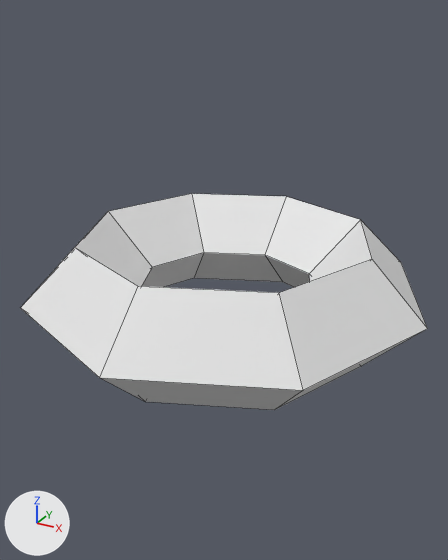
The Blender file app/src/main/resources/models/turret.blend as it was, and as the next commit left it.
Camera for both pictures: a camera (50 mm lens) standing at (0.569, -1.044, 0.529) and looking at (-0.006, 0.0, 0.007). The axes (+X, +Y, +Z) are drawn at lower left. The lights are the same throughout. Mesh edges are drawn as thin lines.
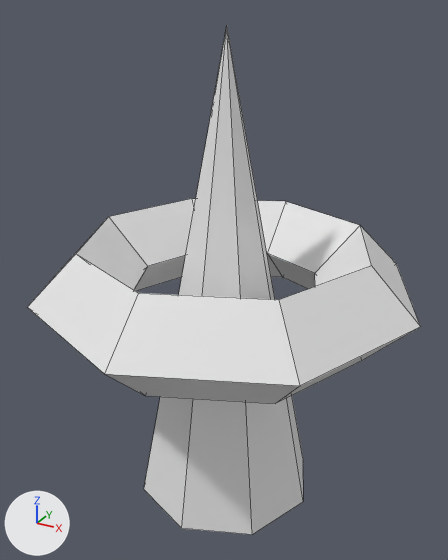
Where the change shows, as pixel boxes [x1, y1, x2, y2] in the pictures (448 x 560 px):
'Torus', reshaped, rescaled: before [21, 194, 428, 410]; after [28, 199, 420, 404]
'Cone', added: after [144, 27, 303, 534]

The change in detail:
me_torus is used by ob_torus; location (0.0, 0.0, 0.0); scale (0.75, 0.75, 0.75).
me_torus had 32 vertices, 32 faces and spanned x -0.55..0.55, y -0.55..0.55, z -0.15..0.15.
me_torus now has 32 vertices, 32 faces and spans x -0.4..0.4, y -0.4..0.4, z -0.1..0.1.
me_torus part 1: 32 of 32 vertices moved; they spanned x -0.55..0.55, y -0.55..0.55, z -0.15..0.15 and now span x -0.4..0.4, y -0.4..0.4, z -0.1..0.1; mean shift (0.0, 0.0, 0.0); largest move (-0.55, 0.0, 0.0) -> (-0.4, 0.0, 0.0).
Mesh me_cone is new.
It is an 8-sided cone pointing to +z spanning x -0.2..0.2, y -0.2..0.2, z -0.5..0.5.
Object 'Torus' (ob_torus) is rescaled from (0.75, 0.75, 0.75) to (1.0, 1.0, 1.0).
Object 'Cone' (ob_cone) is new; it shows me_cone.
Its location is (0.0, 0.0, 0.0).
